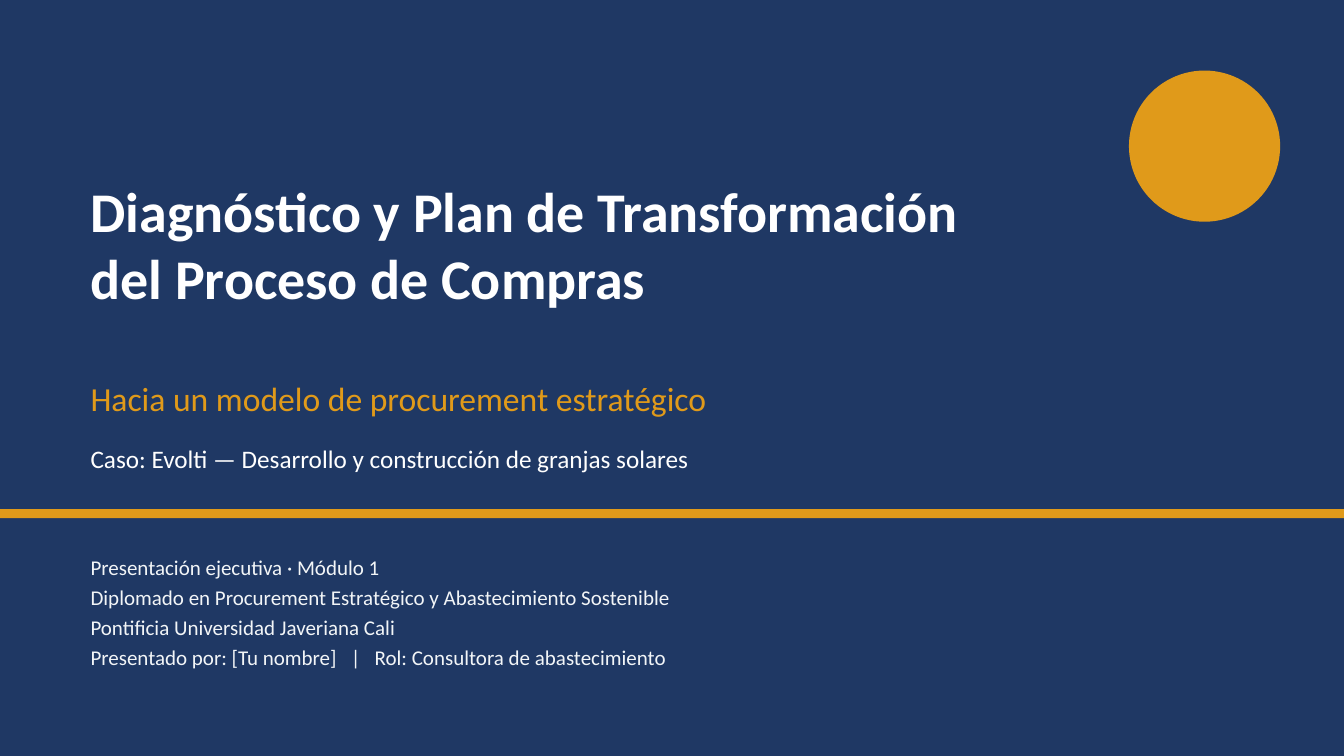
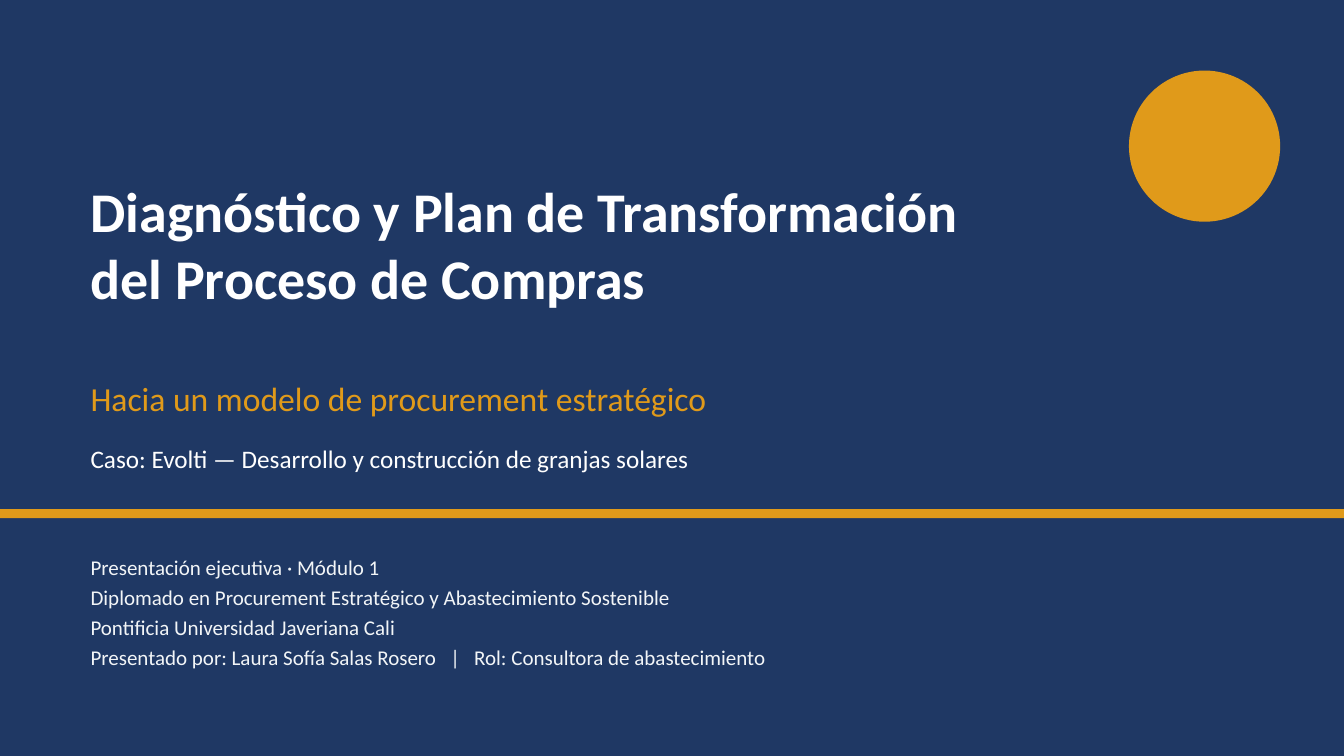
Before and after one commit to AscensoPublico2026/ABASTECER-EMPRESARIAL, a slide deck: slide 1 of documentos-modulo1/Presentacion_Modulo1_Evolti.pptx. Drawn at 1344x756 pixels with LibreOffice and Linux fonts; fonts in the diff are those of the drawing. Boxes give left, top, right and bottom in pixels: in the first picture for what was removed or moved away, otherwise in the second. Text is boxed around its words. In the diff, an @@ line names an element or a change of style, - is before the commit and + after.

Commit message:
Documento explicativo + guion de presentacion + nombre de Laura en el PPT

```diff
--- a/documentos-modulo1/Presentacion_Modulo1_Evolti.pptx
+++ b/documentos-modulo1/Presentacion_Modulo1_Evolti.pptx
@@ text at [91,650,765,669]: text changed @@
-Presentado por: [Tu nombre] | Rol: Consultora de abastecimiento
+Presentado por: Laura Sofía Salas Rosero | Rol: Consultora de abastecimiento
```
Also in this commit, not shown: 2 other files.
